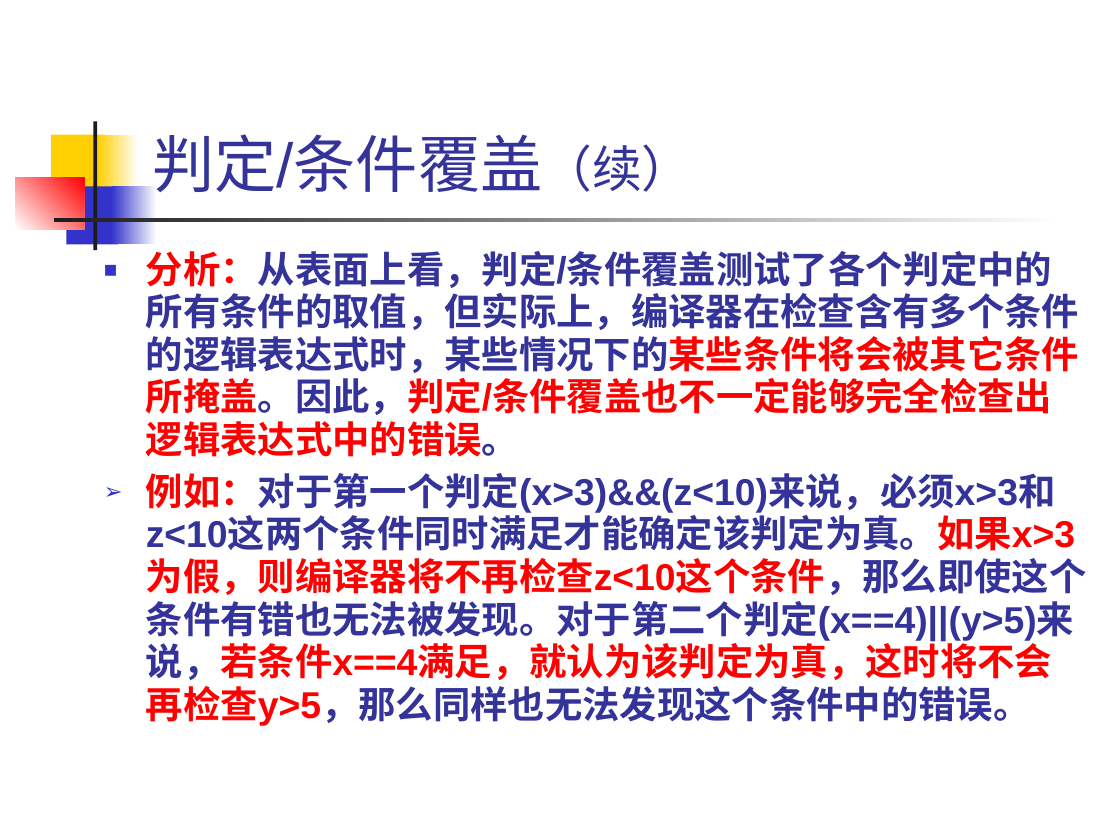
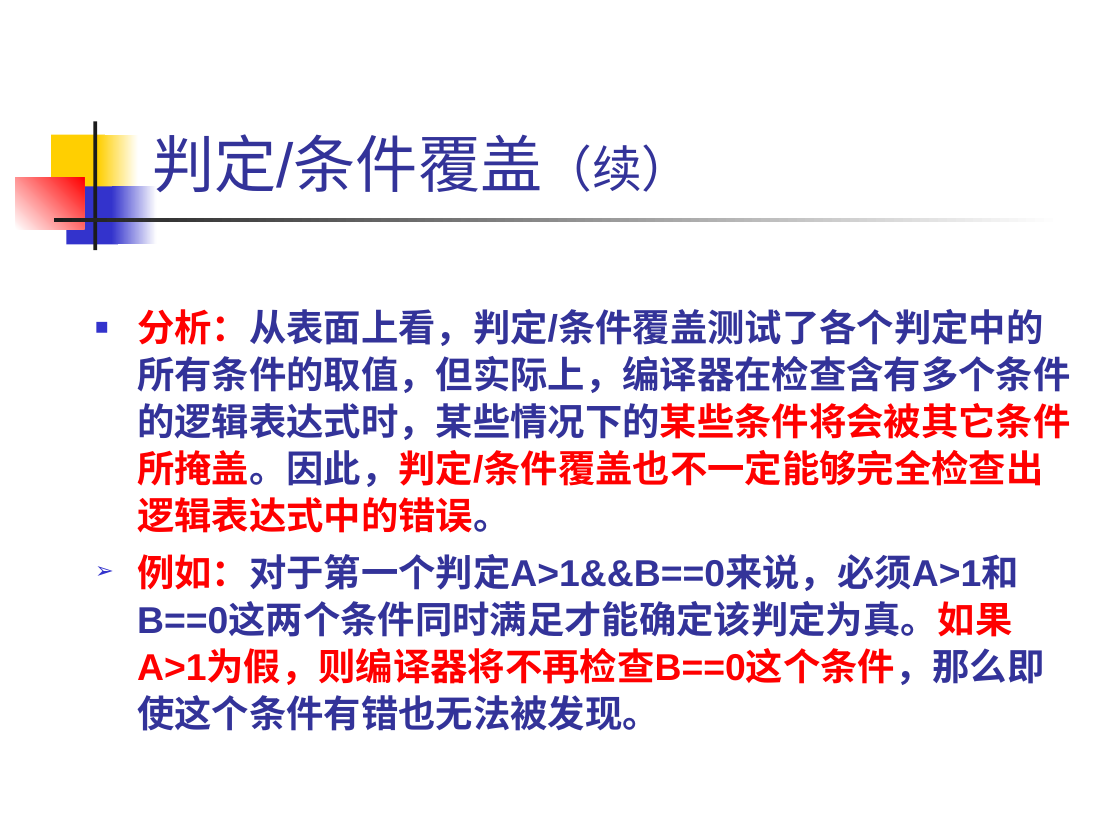
Before and after one commit to 1-518/Three-Kindoms, a slide deck: slide 13 of 白盒黑盒/白盒测试技术/白盒测试技术.ppt (slide 16 before the commit). Drawn at 1120x840 pixels with LibreOffice and Linux fonts; fonts in the diff are those of the drawing. Boxes give left, top, right and bottom in pixels: in the first picture for what was removed or moved away, otherwise in the second. Text is boxed around its words. In the diff, an @@ line names an element or a change of style, - is before the commit and + after.

```diff
--- a/白盒黑盒/白盒测试技术/白盒测试技术.ppt
+++ b/白盒黑盒/白盒测试技术/白盒测试技术.ppt
@@ text "分析：从表面上看，判定/条件覆盖测试了各个判定中的所有条件的取值，但实际上，编译器在检查含有多个条件的逻辑表达式时，某些 ...": place and size @@
-text "分析：从表面上看，判定/条件覆盖测试了各个判定中的所有条件的取值，但实际上，编译器在检查含有多个条件的逻辑表达式时，某些 ..." at (146, 251, 1087, 726)
+text "分析：从表面上看，判定/条件覆盖测试了各个判定中的所有条件的取值，但实际上，编译器在检查含有多个条件的逻辑表达式时，某些 ..." at (137, 309, 1070, 731)
@@ text at (137, 309, 1070, 533): line spacing 0.95 to 1.05 @@
@@ text at (137, 554, 1045, 731): text changed @@
-➢ 例如：对于第一个判定(x>3)&&(z<10)来说，必须x>3和z<10这两个条件同时满足才能确定该判定为真。如果x>3为假，则编译器将不再检查z<10这个条件，那么即使这个条件有错也无法被发现。对于第二个判定(x==4)||(y>5)来说，若条件x==4满足，就认为该判定为真，这时将不会再检查y>5，那么同样也无法发现这个条件中的错误。
+➢ 例如：对于第一个判定A>1&&B==0来说，必须A>1和B==0这两个条件同时满足才能确定该判定为真。如果A>1为假，则编译器将不再检查B==0这个条件，那么即使这个条件有错也无法被发现。
```
Also in this commit, not shown: 13 other slides changed, 1 slide added, 4 slides removed, 1 other file.
